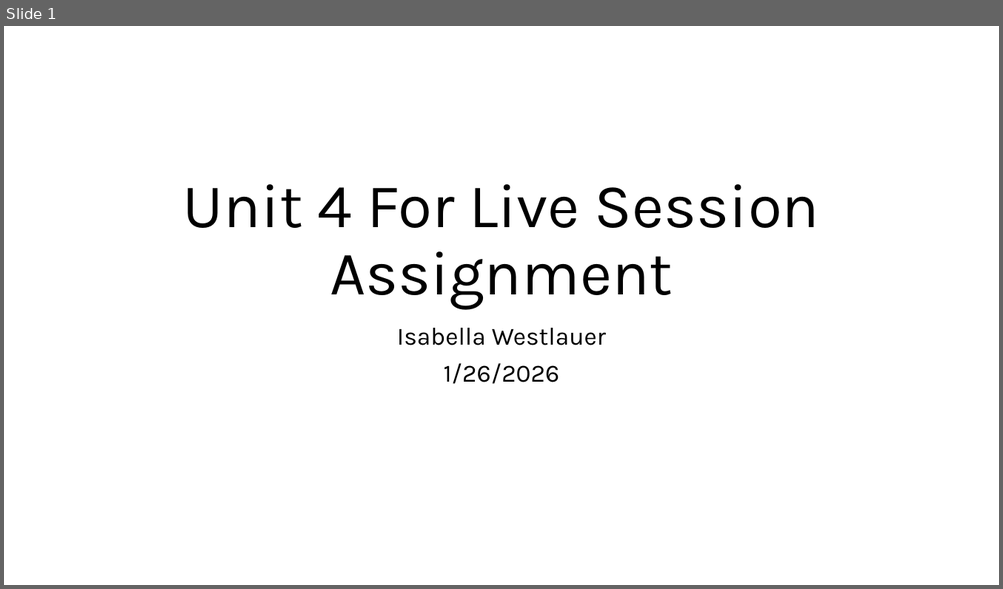
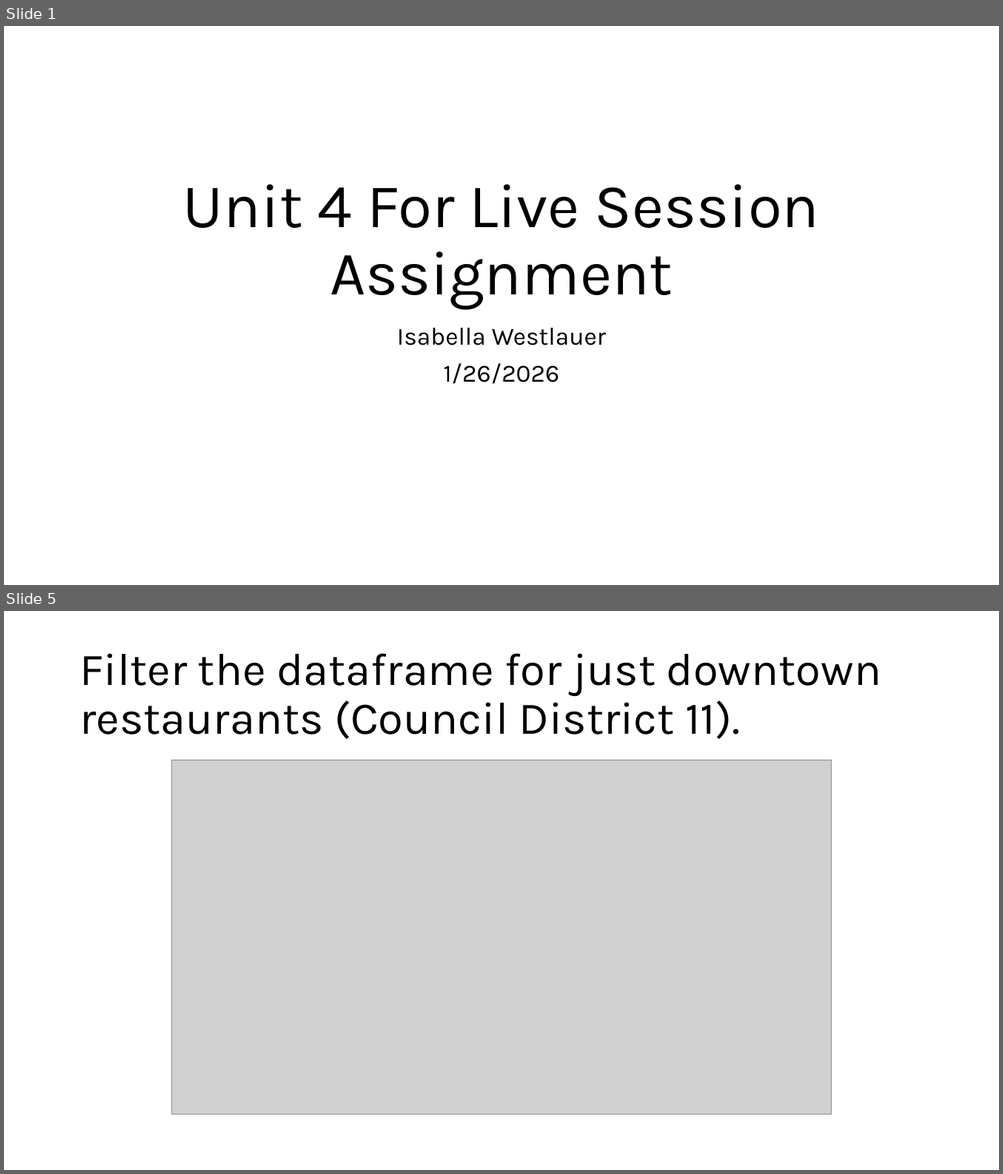
Before and after one commit to Iwestlauer/doing_data_science, a slide deck: Unit 4 Tidyverse/Isabella_Westlauer_FLS_Unit4.pptx. Shown one above the other, each under a label of ours: slide 1 before the commit, slides 1 and 5 after it; the slides between them are not shown. The pictures are 1003x589 and 1003x1174 pixels, drawn with LibreOffice and Linux fonts; fonts in the diff are those of the drawing; grey boxes stand for pictures. Boxes give left, top, right and bottom in pixels: in the first picture for what was removed or moved away, otherwise in the second. Text is boxed around its words. In the diff, an @@ line names an element or a change of style, - is before the commit and + after.

```diff
--- a/Unit 4 Tidyverse/Isabella_Westlauer_FLS_Unit4.pptx
+++ b/Unit 4 Tidyverse/Isabella_Westlauer_FLS_Unit4.pptx
@@ slide 5 added at (4, 611, 999, 1170), background #FFFFFF @@
@@ title added at (79, 653, 881, 739), 44 pt, text #000000 @@
+Filter the dataframe for just downtown restaurants (Council District 11).
@@ picture added at (172, 760, 831, 1116) @@
```
Also in this commit, not shown: 4 slides changed, 9 other slides added, 2 slides removed, 7 other files.
